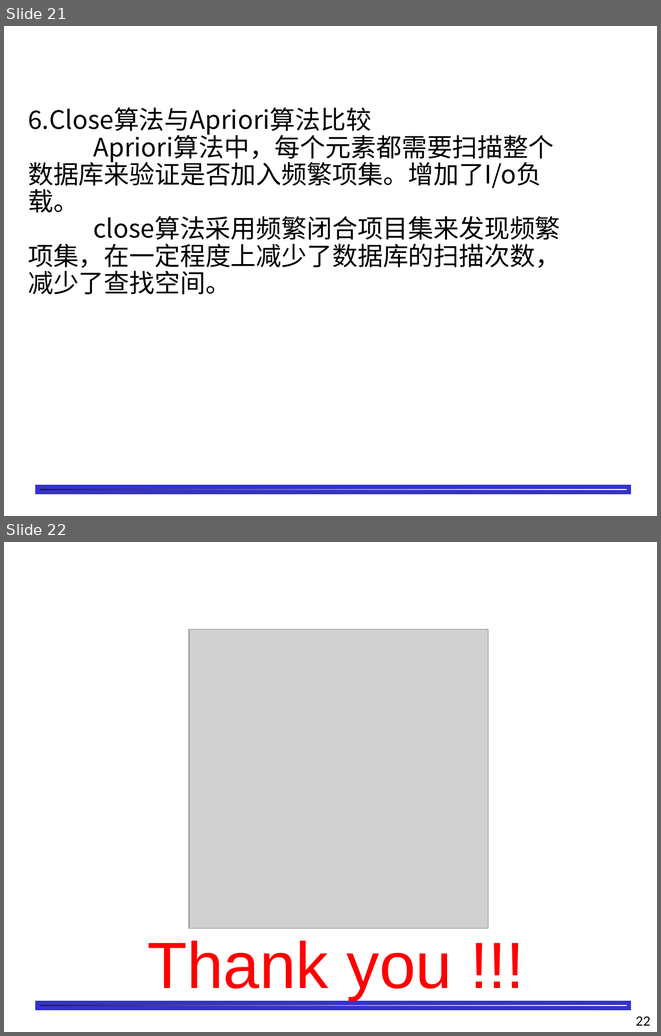
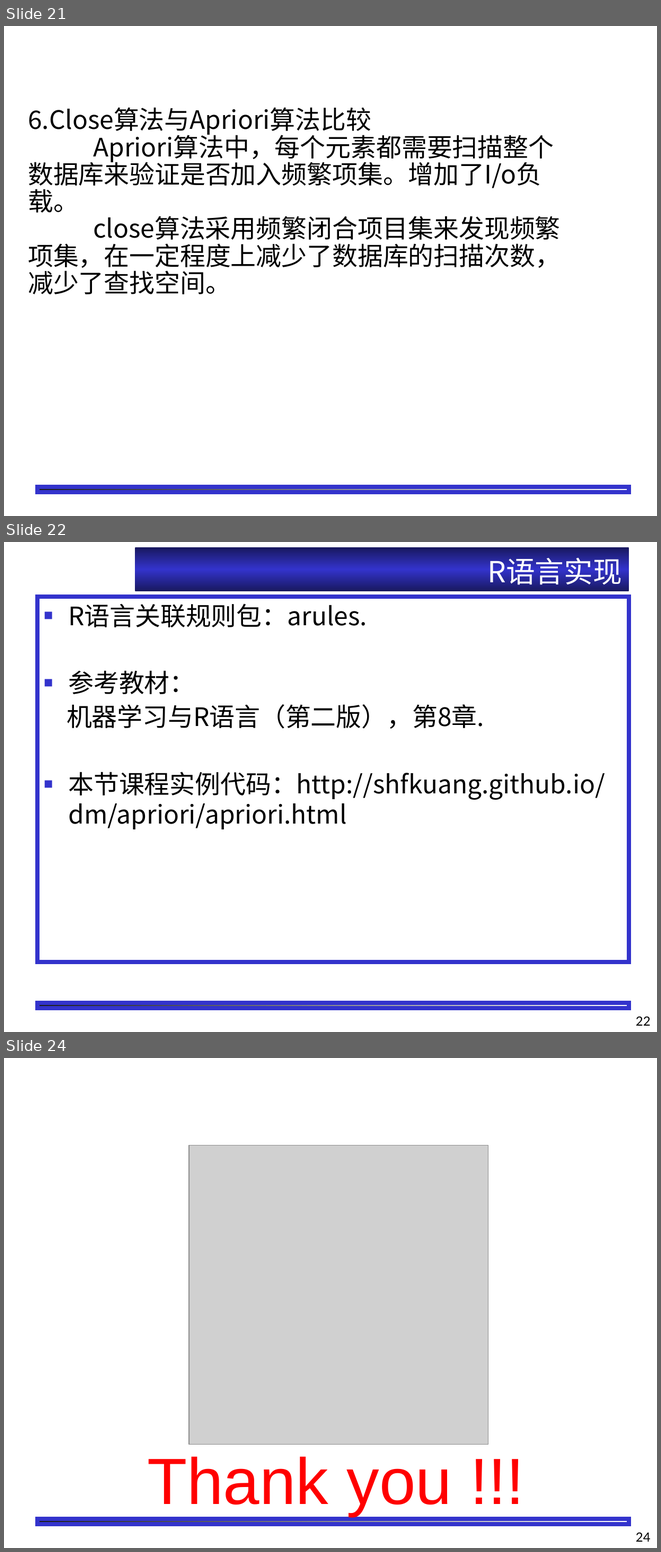
Before and after one commit to shfkuang/shfkuang.github.io, a slide deck: dm/ch3.2.ppt. Shown one above the other, each under a label of ours: slides 21 and 22 before the commit, slides 21, 22 and 24 after it; the slides between them are not shown. The pictures are 661x1036 and 661x1552 pixels, drawn with LibreOffice and Linux fonts; fonts in the diff are those of the drawing; grey boxes stand for pictures; background and template pictures are left out. Boxes give left, top, right and bottom in pixels: in the first picture for what was removed or moved away, otherwise in the second. Text is boxed around its words. In the diff, an @@ line names an element or a change of style, - is before the commit and + after.

```diff
--- a/dm/ch3.2.ppt
+++ b/dm/ch3.2.ppt
@@ slide 22 added at <box>4,542,657,1032</box>, background #FFFFFF; not listed: 1 template element that a slide beside it also shows @@
@@ title added at <box>135,547,629,592</box>, fill gradient #18185E to #3333CC, 32 pt, text #FFFFFF @@
+R语言实现
@@ rectangle added at <box>37,597,629,962</box>, outline #3333CC 4.51 pt, 28 pt, text #000000 @@
+■ R语言关联规则包：arules.
+■ 参考教材：
+机器学习与R语言（第二版），第8章.
+■ 本节课程实例代码：http://shfkuang.github.io/dm/apriori/apriori.html
@@ page number added at <box>636,1016,651,1025</box>, 14 pt, text #000000 @@
+22
@@ what was slide 22 is now slide 24 @@
@@ page number at <box>636,1532,651,1541</box>: text changed @@
-22
+24
```
Also in this commit, not shown: 7 slides changed, 1 other slide added, 2 other files.
